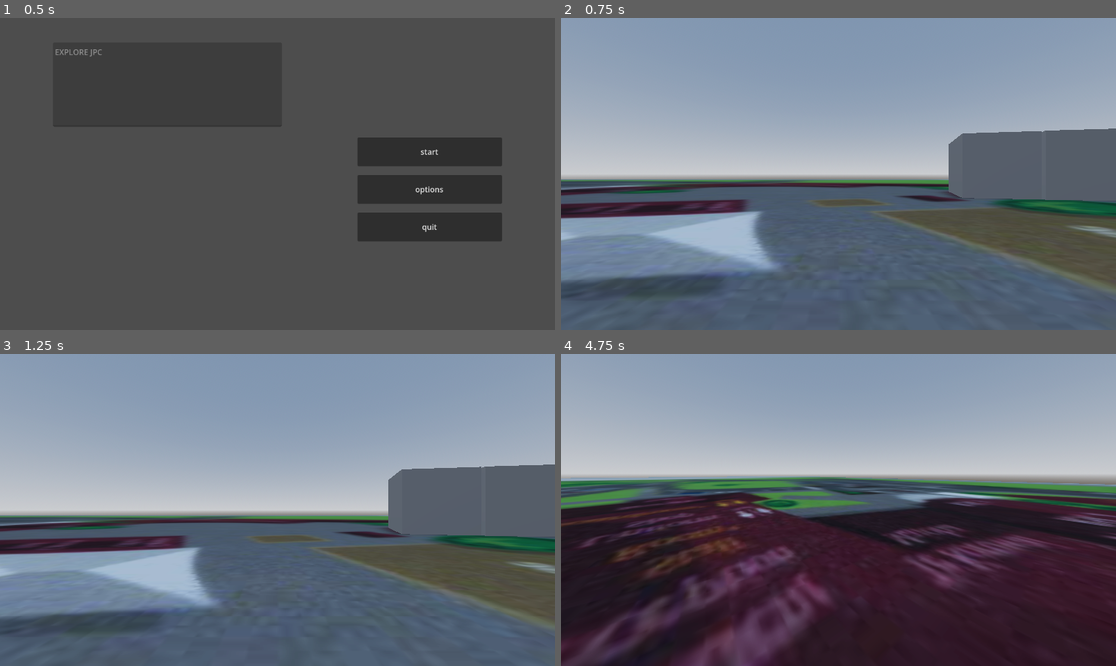
Above: before the commit, frames 1-4 (two rows, left to right).
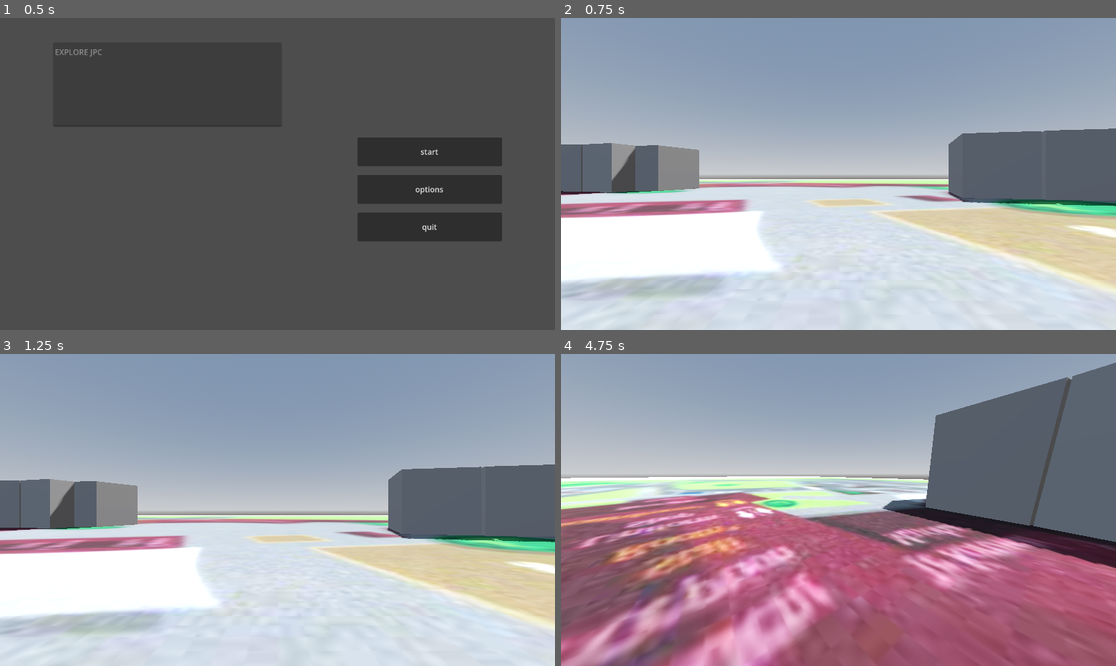
Above: after the commit, the same moments.

Repository: All-an-Huang/EXPLOREJPC
Game: Godot game, scene res://scenes/main_menu.tscn
The game is run twice, just before and just after one commit, with the same random seed, the same clock (stepped at 60 frames per second) and the same inputs.
Inputs (mouse positions are in pixels of both pictures, inside the frame that each line leads up to):
- Up to frame 1 (0.5 s): no input
- Up to frame 2 (0.75 s): click "start" at 0.5 s
- Up to frame 3 (1.25 s): no input
- Up to frame 4 (4.75 s): tap Enter at 1.25 s; move the mouse to (866, 510) at 1.27 s; hold Shift (sprint) 1.28-2.03 s; hold W (forward) from 1.28 s (still down); tap Space (jump) at 1.52, 2.27, 3.77, 4.52 s; move the mouse to (810, 510) at 2.02 s; tap Shift (sprint) at 2.1, 3.6 s; move the mouse to (849, 503) at 2.77 s; hold Shift (sprint) 2.78-3.53 s; move the mouse to (832, 516) at 3.52 s; move the mouse to (877, 513) at 4.27 s; hold Shift (sprint) from 4.28 s (still down)

Frame 1 is identical in both runs. In frame 2, 48% of the frame differs, in the area x 0-100%, y 40-100%; in frame 3, 48%; in frame 4, 67%, in the area x 0-100%, y 2-100%.

Commit message:
Something

Diff:
--- a/explorejpcgame/scenes/main_game.tscn
+++ b/explorejpcgame/scenes/main_game.tscn
@@ -26,7 +26,6 @@
 
 [node name="DirectionalLight3D" type="DirectionalLight3D" parent="." unique_id=1853658947]
 transform = Transform3D(-0.8660254, -0.43301278, 0.25, 0, 0.49999997, 0.86602545, -0.50000006, 0.75, -0.43301266, 0, 0, 0)
-visible = false
 shadow_enabled = true
 
 [node name="CSGBox3D" type="CSGBox3D" parent="." unique_id=1181687798]
@@ -257,3 +256,21 @@
 [node name="Chapel" type="CSGPolygon3D" parent="MBLOCK" unique_id=374864234]
 transform = Transform3D(1, 0, 0, 0, -4.371139e-08, -4, 0, 1, -1.7484555e-07, 41.979, 0, 42.439)
 polygon = PackedVector2Array(-25.398947, 13.09827, -27.586296, 19.277275, -20.721628, 20.06483, -18.615902, 14.441246)
+
+[node name="RSC BLOCK" type="Node3D" parent="." unique_id=1442043162]
+
+[node name="RSC 1" type="CSGPolygon3D" parent="RSC BLOCK" unique_id=1570552587]
+transform = Transform3D(1, 0, 0, 0, -4.371139e-08, -4, 0, 1, -1.7484555e-07, 9.7261505, 0, -65.75393)
+polygon = PackedVector2Array(-5.990865, 0.30641174, -6.4795074, 2.4773712, -5.5070596, 4.6441727, -2.201191, 5.006321, -0.6201153, -0.85585785, -3.8825111, -1.3450546)
+
+[node name="RSC 2" type="CSGPolygon3D" parent="RSC BLOCK" unique_id=1148940516]
+transform = Transform3D(1, 0, 0, 0, -4.371139e-08, -4, 0, 1, -1.7484555e-07, 9.7261505, 0, -65.75393)
+polygon = PackedVector2Array(3.1417751, -0.24345398, -0.5625744, -0.8149185, -2.124875, 4.9693947, 1.184823, 5.7630997, 1.5957718, 4.2569046, 3.748868, 4.4673347, 5.0016603, 1.1707077, 2.581418, 0.89676666)
+
+[node name="ADMIN BLOCK" type="Node3D" parent="." unique_id=316897355]
+
+[node name="D BLOCK" type="Node3D" parent="." unique_id=157620808]
+
+[node name="N BLOCK" type="Node3D" parent="." unique_id=513462336]
+
+[node name="L BLOCK" type="Node3D" parent="." unique_id=910150954]
